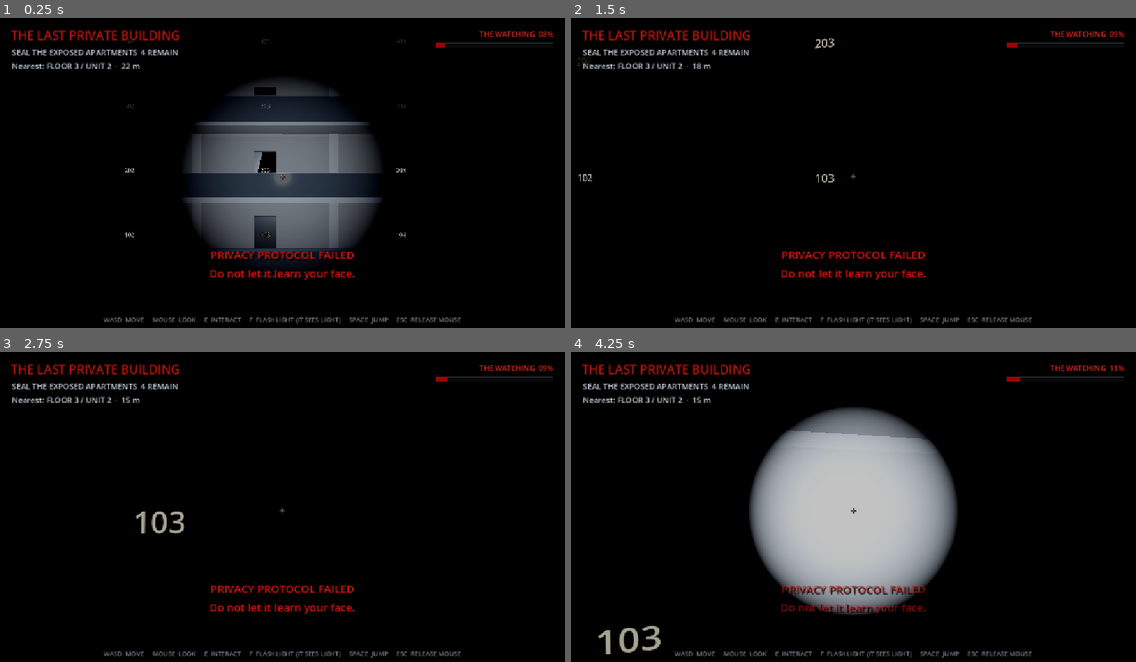
Above: before the commit, frames 1-4 (two rows, left to right).
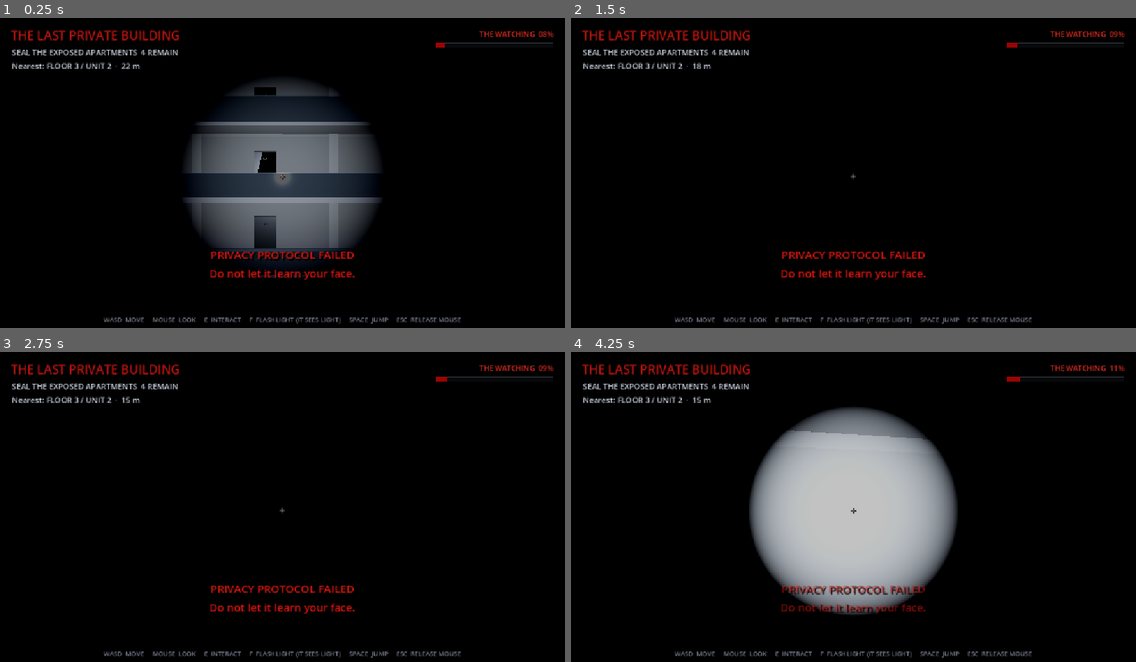
Above: after the commit, the same moments.

Repository: skorotkiewicz/privacy-apartments
Game: Godot game, scene res://main.tscn
The game is run twice, just before and just after one commit, with the same random seed, the same clock (stepped at 60 frames per second) and the same inputs.
Inputs (mouse positions are in pixels of both pictures, inside the frame that each line leads up to):
- Up to frame 1 (0.25 s): no input
- Up to frame 2 (1.5 s): tap Enter (ui_accept) at 0.5, 0.77 s; move the mouse to (881, 176) at 0.52 s; hold W from 0.53 s (still down); tap F at 0.6 s; move the mouse to (825, 179) at 1.27 s; tap E at 1.35 s
- Up to frame 3 (2.75 s): keep holding W; tap Enter (ui_accept) at 1.52 s; move the mouse to (293, 503) at 2.02 s; tap R at 2.1 s
- Up to frame 4 (4.25 s): keep holding W; tap Enter (ui_accept) at 2.75, 3.02, 3.77 s; move the mouse to (847, 516) at 2.77 s; tap F at 2.85 s; move the mouse to (893, 513) at 3.52 s; hold E from 3.53 s (still down)

The runs differ from the first frame. In frame 1, 0.1% of the frame differs, in the area x 22-72%, y 6-71%; in frame 2, 0.1%; in frame 3, 0.3%; in frame 4, 0.4%, in the area x 4-16%, y 88-98%.

Commit message:
Reposition and resize door number labels

Diff:
--- a/godot/privacy-apartments/game.gd
+++ b/godot/privacy-apartments/game.gd
@@ -183,10 +183,11 @@
 				var number := Label3D.new()
 				number.name = "Number"
 				number.text = "%d%02d" % [floor + 1, unit + 1]
-				number.position = Vector3(0.575, 0.15, 0.08)
-				number.font_size = 48
-				number.outline_size = 10
+				number.position = Vector3(0.575, 0.7, 0.08)
+				number.font_size = 24
+				number.outline_size = 5
 				number.pixel_size = 0.006
+				number.shaded = true
 				number.modulate = Color(0.82, 0.78, 0.64)
 				door.add_child(number)
 
